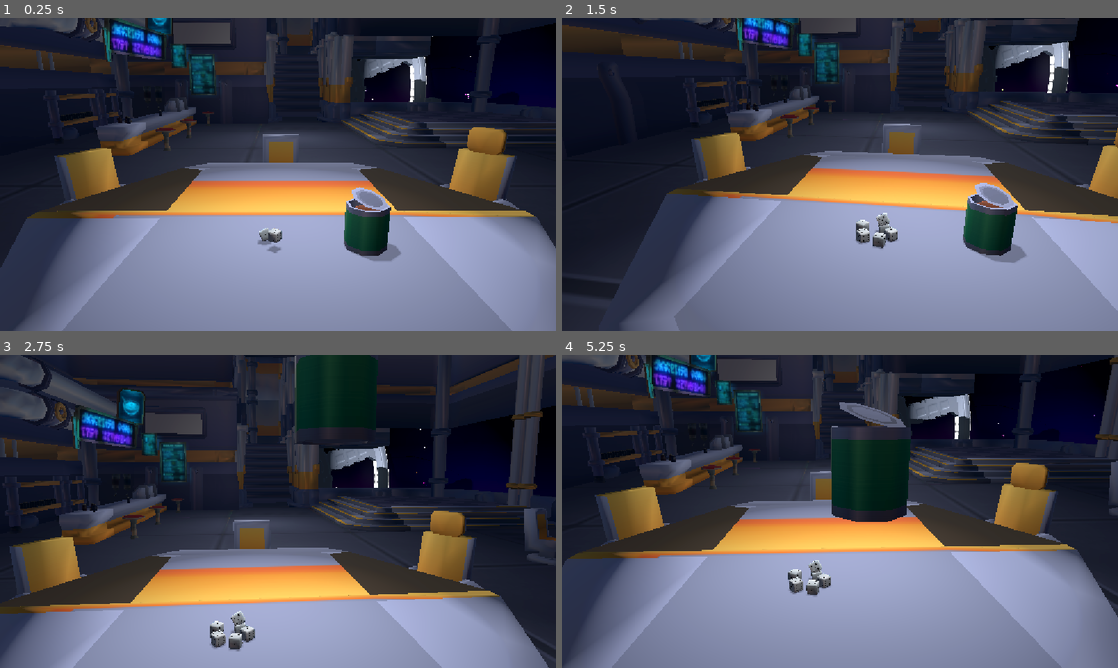
Above: before the commit, frames 1-4 (two rows, left to right).
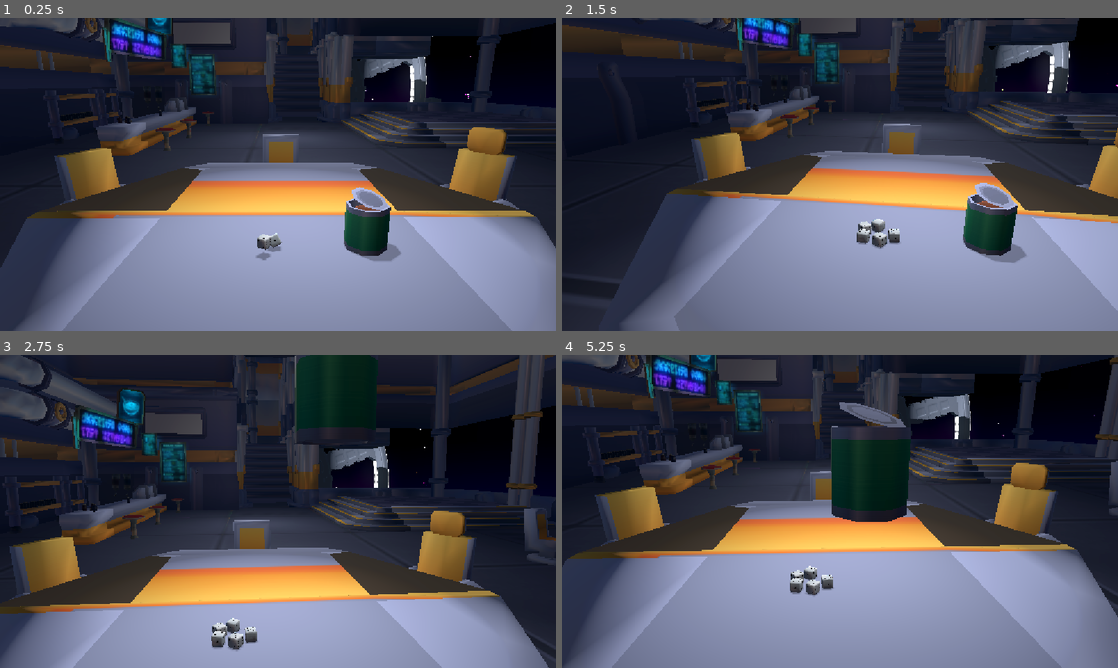
Above: after the commit, the same moments.

Repository: broskiiiadactyl/dice_game
Game: Godot game, scene res://Main.tscn
The game is run twice, just before and just after one commit, with the same random seed, the same clock (stepped at 60 frames per second) and the same inputs.
Inputs (mouse positions are in pixels of both pictures, inside the frame that each line leads up to):
- Up to frame 1 (0.25 s): no input
- Up to frame 2 (1.5 s): move the mouse to (962, 158) at 0.52 s; press the mouse at (962, 158) at 0.53 s; move the mouse to (728, 190) at 1.27 s; release the mouse at (728, 190) at 1.28 s; right-click (728, 190) at 1.35 s
- Up to frame 3 (2.75 s): move the mouse to (333, 442) at 2.02 s; press the mouse at (333, 442) at 2.03 s
- Up to frame 4 (5.25 s): tap Enter at 2.75 s; move the mouse to (812, 574) at 2.77 s; release the mouse at (812, 574) at 2.78 s; right-click (812, 574) at 2.85 s; move the mouse to (1006, 558) at 3.52 s; press the mouse at (1006, 558) at 3.53 s; tap Space at 4.25 s; move the mouse to (673, 464) at 4.27 s; release the mouse at (673, 464) at 4.28 s; right-click (673, 464) at 4.35 s; move the mouse to (867, 511) at 5.02 s; press the mouse at (867, 511) at 5.03 s

The runs differ from the first frame. In frame 1, 0.9% of the frame differs, in the area x 46-99%, y 12-78%; in frame 2, 0.7%; in frame 3, 1.0%; in frame 4, 1.1%, in the area x 40-96%, y 3-77%.

Commit message:
Dice spawning
-off by 1 error fixed

Diff:
--- a/Main.tscn
+++ b/Main.tscn
@@ -181,6 +181,6 @@
 light_energy = 7.605
 shadow_enabled = true
 shadow_bias = 10.0
-spot_range = 62.043
+spot_range = 52.87835
 spot_attenuation = -0.1
 spot_angle = 17.065355
--- a/Scripts/spawner.gd
+++ b/Scripts/spawner.gd
@@ -24,7 +24,8 @@
 		push_warning("No scene to spawn. Assign a scene.")
 		return
 
-	for i in range(spawn_count):
+	for i in range(1, spawn_count):
+		print(i)
 		#var x := spawn_range.x
 		#var y := spawn_range.y
 		#var z := spawn_range.z
@@ -36,10 +37,7 @@
 				#randf_range(-y, y),
 				#randf_range(-z, z)
 			#)
-		#var pos = global_position
-		#if i == 1:
-			#
-		var pos = place_dice(global_position, i)
+		var pos = place_dice(global_position, i - 1)
 
 		var rot_x := rotation_range.x
 		var rot_y := rotation_range.y
@@ -64,7 +62,7 @@
 
 func place_dice(center: Vector3, dice: int) -> Vector3:
 
-	var angle : float = ((2 * PI) / (spawn_count - 1)) * (dice - 1)
+	var angle : float = ((2 * PI) / (spawn_count - 1)) * dice
 	var point = Vector2(center.x, center.z) + Vector2(cos(angle), sin(angle)) * radius
 	return Vector3(point.x, center.y, point.y)
 
